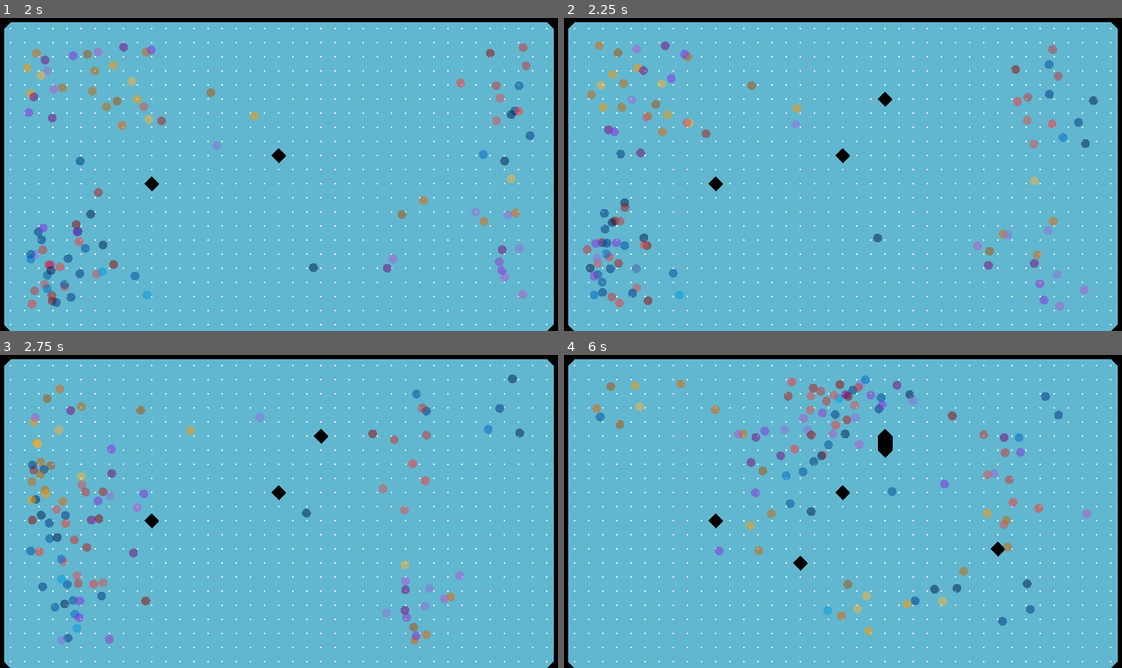
Above: before the commit, frames 1-4 (two rows, left to right).
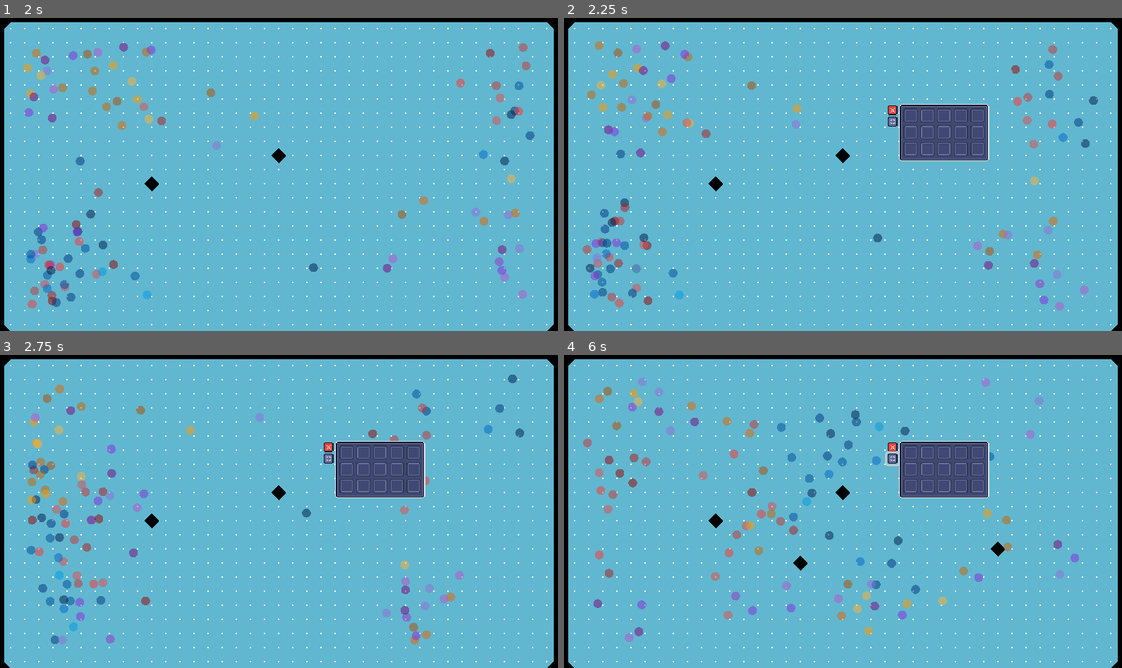
Above: after the commit, the same moments.

Repository: joesobo/EcoSystem
Game: Godot game, scene res://scenes/marching_squares.tscn
Two runs of this game, one before a commit and one after it. Both use one fixed random seed, a clock stepped at 60 frames per second and the inputs below.
Inputs (mouse positions are in pixels of both pictures, inside the frame that each line leads up to):
- Up to frame 1 (2 s): drag from (290, 165) to (206, 262) at 0.52 s; drag from (167, 187) to (100, 299) at 1.27 s
- Up to frame 2 (2.25 s): move the mouse to (898, 102) at 2.02 s; hold B (toggle_breeding, bound only after the commit) from 2.03 s (still down); click (898, 102) at 2.17 s
- Up to frame 3 (2.75 s): keep holding B (toggle_breeding, bound only after the commit); tap E (toggle_storage, bound only after the commit) at 2.3 s
- Up to frame 4 (6 s): release B (toggle_breeding, bound only after the commit) at 2.75 s; click (893, 458) at 2.77 s; click (893, 458) at 3.52 s; click (893, 458) at 4.27 s; drag from (815, 574) to (882, 411) at 5.02 s; move the mouse to (1010, 558) at 5.77 s; hold B (toggle_breeding, bound only after the commit) from 5.78 s (still down); click (1010, 558) at 5.92 s

Frame 1 is identical in both runs. In frame 2, 3.1% of the frame differs, in the area x 4-77%, y 23-90%; in frame 3, 3.7%; in frame 4, 8.7%, in the area x 3-95%, y 6-92%.

Commit message:
basic ui manager

Diff:
--- a/project.godot
+++ b/project.godot
@@ -18,6 +18,7 @@
 [autoload]
 
 FishDefinition="*res://scripts/genetics/FishDefinition.gd"
+UISingleton="*res://scripts/ui/ui_singleton.gd"
 
 [display]
 
@@ -34,9 +35,14 @@
 
 [input]
 
-toggle_menu={
+toggle_storage={
 "deadzone": 0.5,
-"events": [Object(InputEventKey,"resource_local_to_scene":false,"resource_name":"","device":-1,"window_id":0,"alt_pressed":false,"shift_pressed":false,"ctrl_pressed":false,"meta_pressed":false,"pressed":false,"keycode":0,"physical_keycode":71,"key_label":0,"unicode":103,"echo":false,"script":null)
+"events": [Object(InputEventKey,"resource_local_to_scene":false,"resource_name":"","device":-1,"window_id":0,"alt_pressed":false,"shift_pressed":false,"ctrl_pressed":false,"meta_pressed":false,"pressed":false,"keycode":0,"physical_keycode":69,"key_label":0,"unicode":101,"echo":false,"script":null)
+]
+}
+toggle_breeding={
+"deadzone": 0.5,
+"events": [Object(InputEventKey,"resource_local_to_scene":false,"resource_name":"","device":-1,"window_id":0,"alt_pressed":false,"shift_pressed":false,"ctrl_pressed":false,"meta_pressed":false,"pressed":false,"keycode":0,"physical_keycode":66,"key_label":0,"unicode":98,"echo":false,"script":null)
 ]
 }
 
--- /dev/null
+++ b/scenes/breeding_menu.tscn
@@ -0,0 +1,11 @@
+[gd_scene load_steps=3 format=3 uid="uid://dwdylq2aseboa"]
+
+[ext_resource type="PackedScene" uid="uid://b314d4arovyk" path="res://scenes/root_menu.tscn" id="1_rw11e"]
+[ext_resource type="Texture2D" uid="uid://77th07mx1pwf" path="res://sprites/StorageUI.png" id="2_ao5vw"]
+
+[node name="Root" instance=ExtResource("1_rw11e")]
+menu_name = 1
+
+[node name="Sprite2D" parent="Menu" index="0"]
+position = Vector2(52, 34)
+texture = ExtResource("2_ao5vw")
--- a/scenes/breeding_ui.tscn
+++ /dev/null
@@ -1,44 +0,0 @@
-[gd_scene load_steps=4 format=3 uid="uid://8gnwrljkkfu3"]
-
-[ext_resource type="Script" path="res://scripts/ui/breeding_ui.gd" id="1_hw3y1"]
-[ext_resource type="Texture2D" uid="uid://77th07mx1pwf" path="res://sprites/StorageUI.png" id="2_puq0v"]
-
-[sub_resource type="LabelSettings" id="LabelSettings_lseh1"]
-font_size = 24
-
-[node name="Node2D" type="Node2D"]
-script = ExtResource("1_hw3y1")
-
-[node name="BreedingUI" type="CanvasLayer" parent="."]
-
-[node name="Control" type="Control" parent="BreedingUI"]
-layout_mode = 3
-anchors_preset = 15
-anchor_right = 1.0
-anchor_bottom = 1.0
-grow_horizontal = 2
-grow_vertical = 2
-
-[node name="MarginContainer" type="MarginContainer" parent="BreedingUI/Control"]
-layout_mode = 1
-anchors_preset = 15
-anchor_right = 1.0
-anchor_bottom = 1.0
-grow_horizontal = 2
-grow_vertical = 2
-theme_override_constants/margin_left = 32
-theme_override_constants/margin_top = 32
-theme_override_constants/margin_right = 32
-theme_override_constants/margin_bottom = 32
-
-[node name="Label" type="Label" parent="BreedingUI/Control/MarginContainer"]
-unique_name_in_owner = true
-layout_mode = 2
-size_flags_horizontal = 0
-size_flags_vertical = 0
-text = "Total Fish: 0"
-label_settings = SubResource("LabelSettings_lseh1")
-
-[node name="Sprite2D" type="Sprite2D" parent="BreedingUI"]
-position = Vector2(240, 148)
-texture = ExtResource("2_puq0v")
--- a/scenes/marching_squares.tscn
+++ b/scenes/marching_squares.tscn
@@ -1,11 +1,13 @@
-[gd_scene load_steps=11 format=3 uid="uid://bwfe30h2s655f"]
+[gd_scene load_steps=13 format=3 uid="uid://bwfe30h2s655f"]
 
 [ext_resource type="Script" path="res://scripts/marchingSquares/VoxelGrid.gd" id="1_7sy1n"]
 [ext_resource type="PackedScene" uid="uid://bltijxvovh1q" path="res://scenes/voxel.tscn" id="2_4y4kx"]
 [ext_resource type="Script" path="res://scripts/FishManager.gd" id="3_qhq6a"]
 [ext_resource type="Shader" path="res://shaders/marching_squares.gdshader" id="3_srn0q"]
 [ext_resource type="PackedScene" uid="uid://yc35bijsp2iy" path="res://scenes/orangeFish.tscn" id="4_q7dbu"]
-[ext_resource type="PackedScene" uid="uid://8gnwrljkkfu3" path="res://scenes/breeding_ui.tscn" id="6_oa61i"]
+[ext_resource type="Script" path="res://scripts/ui/ui_manager.gd" id="7_1w7gj"]
+[ext_resource type="PackedScene" uid="uid://dbmstijr060bk" path="res://scenes/storage_menu.tscn" id="7_425o1"]
+[ext_resource type="PackedScene" uid="uid://dwdylq2aseboa" path="res://scenes/breeding_menu.tscn" id="8_du5x6"]
 
 [sub_resource type="RectangleShape2D" id="RectangleShape2D_6mmkp"]
 size = Vector2(11.6232, 11.5267)
@@ -50,7 +52,6 @@
 [node name="FishManager" type="Node2D" parent="."]
 script = ExtResource("3_qhq6a")
 fishScene = ExtResource("4_q7dbu")
-breedingUIScene = ExtResource("6_oa61i")
 
 [node name="Sprite2D" type="Sprite2D" parent="."]
 modulate = Color(0.380392, 0.717647, 0.811765, 1)
@@ -58,3 +59,9 @@
 position = Vector2(377, 202)
 scale = Vector2(750, 400)
 texture = SubResource("CanvasTexture_6n80m")
+
+[node name="UI Manager" type="Node" parent="."]
+unique_name_in_owner = true
+script = ExtResource("7_1w7gj")
+storage_menu_scene = ExtResource("7_425o1")
+breeding_menu_scene = ExtResource("8_du5x6")
--- /dev/null
+++ b/scenes/root_menu.tscn
@@ -0,0 +1,54 @@
+[gd_scene load_steps=10 format=3 uid="uid://b314d4arovyk"]
+
+[ext_resource type="Script" path="res://scripts/ui/root_menu.gd" id="1_6jow1"]
+[ext_resource type="Texture2D" uid="uid://b6i36wv7622d7" path="res://sprites/Close.png" id="2_l453u"]
+[ext_resource type="Texture2D" uid="uid://dchoncvs1hdlv" path="res://sprites/Move.png" id="3_xj31v"]
+
+[sub_resource type="StyleBoxEmpty" id="StyleBoxEmpty_5hkve"]
+
+[sub_resource type="StyleBoxEmpty" id="StyleBoxEmpty_53glm"]
+
+[sub_resource type="StyleBoxEmpty" id="StyleBoxEmpty_hmi31"]
+
+[sub_resource type="StyleBoxEmpty" id="StyleBoxEmpty_gwel2"]
+
+[sub_resource type="StyleBoxEmpty" id="StyleBoxEmpty_02f48"]
+
+[sub_resource type="StyleBoxEmpty" id="StyleBoxEmpty_ali7a"]
+
+[node name="Root" type="Panel"]
+offset_right = 40.0
+offset_bottom = 40.0
+theme_override_styles/panel = SubResource("StyleBoxEmpty_5hkve")
+script = ExtResource("1_6jow1")
+
+[node name="Close" type="Button" parent="."]
+unique_name_in_owner = true
+layout_mode = 0
+offset_left = -13.0
+offset_top = 2.0
+offset_bottom = 15.0
+theme_override_styles/normal = SubResource("StyleBoxEmpty_53glm")
+theme_override_styles/hover = SubResource("StyleBoxEmpty_hmi31")
+action_mode = 0
+icon = ExtResource("2_l453u")
+
+[node name="Move" type="Button" parent="."]
+unique_name_in_owner = true
+layout_mode = 0
+offset_left = -13.0
+offset_top = 15.0
+offset_bottom = 28.0
+theme_override_styles/normal = SubResource("StyleBoxEmpty_gwel2")
+theme_override_styles/hover = SubResource("StyleBoxEmpty_02f48")
+action_mode = 0
+icon = ExtResource("3_xj31v")
+
+[node name="Menu" type="Panel" parent="."]
+unique_name_in_owner = true
+layout_mode = 0
+offset_right = 40.0
+offset_bottom = 40.0
+theme_override_styles/panel = SubResource("StyleBoxEmpty_ali7a")
+
+[node name="Sprite2D" type="Sprite2D" parent="Menu"]
--- /dev/null
+++ b/scenes/storage_menu.tscn
@@ -0,0 +1,10 @@
+[gd_scene load_steps=3 format=3 uid="uid://dbmstijr060bk"]
+
+[ext_resource type="PackedScene" uid="uid://b314d4arovyk" path="res://scenes/root_menu.tscn" id="1_qlx3b"]
+[ext_resource type="Texture2D" uid="uid://77th07mx1pwf" path="res://sprites/StorageUI.png" id="2_gjsh3"]
+
+[node name="Root" instance=ExtResource("1_qlx3b")]
+
+[node name="Sprite2D" parent="Menu" index="0"]
+position = Vector2(52, 34)
+texture = ExtResource("2_gjsh3")
--- a/scripts/FishManager.gd
+++ b/scripts/FishManager.gd
@@ -2,12 +2,10 @@
 
 @export var fishCount = 100
 @export var fishScene: PackedScene
-@export var breedingUIScene: PackedScene
 
 var fishScenes: Array = []
 
 var viewport_rect
-var breedingUIInstance: Node = null
 
 func _ready():
 	viewport_rect = get_viewport_rect()
@@ -16,13 +14,6 @@
 
 	for i in range(fishCount):
 		spawn_fish()
-
-func _process(delta):
-	if Input.is_action_just_pressed("toggle_menu"):
-		if breedingUIInstance == null:
-			open_breeding_ui()
-		else:
-			close_breeding_ui()
 
 func spawn_fish():
 	randomize()
@@ -40,13 +31,3 @@
 	newFish.fish = fish_template
 	newFish.setup()
 	fishScenes.append(newFish)
-
-func open_breeding_ui():
-	breedingUIInstance = breedingUIScene.instantiate()
-	add_child(breedingUIInstance)
-	breedingUIInstance.update_label(fishScenes.size())
-
-func close_breeding_ui():
-	if breedingUIInstance != null:
-		breedingUIInstance.queue_free()
-		breedingUIInstance = null
--- a/scripts/ui/breeding_ui.gd
+++ /dev/null
@@ -1,6 +0,0 @@
-extends Node2D
-
-@onready var score_label = %Label
-
-func update_label(count: int):
-	score_label.text = "Total Fish: " + str(count)
--- /dev/null
+++ b/scripts/ui/root_menu.gd
@@ -0,0 +1,15 @@
+extends Panel
+
+var is_dragging = false
+var drag_offset = Vector2.ZERO
+
+@export var menu_name: UISingleton.MenuType = UISingleton.MenuType.Storage
+
+@onready var close_button = %Close
+@onready var move_button = %Move
+
+func _ready():
+	close_button.connect("pressed", Callable(self, "_on_close_button_pressed"))
+
+func _on_close_button_pressed():
+	get_parent().call("close_menu", menu_name)
--- /dev/null
+++ b/scripts/ui/ui_manager.gd
@@ -0,0 +1,47 @@
+extends Node
+
+var active_menu = null
+
+@export var storage_menu_scene = preload("res://scenes/storage_menu.tscn")
+@export var breeding_menu_scene = preload("res://scenes/breeding_menu.tscn")
+
+var menus = {
+	UISingleton.MenuType.Storage: {
+		"scene": storage_menu_scene,
+		"instance": null
+	},
+	UISingleton.MenuType.Breeding: {
+		"scene": breeding_menu_scene,
+		"instance": null
+	}
+}
+
+func _input(event):
+	if event.is_action_pressed("toggle_storage"):
+		toggle_menu(UISingleton.MenuType.Storage)
+	elif event.is_action_pressed("toggle_breeding"):
+		toggle_menu(UISingleton.MenuType.Breeding)
+
+func toggle_menu(menu_name: UISingleton.MenuType):
+	var menu_info = menus[menu_name]
+	if menu_info["instance"]:
+		close_menu(menu_name)
+	else:
+		menu_info["instance"] = open_menu(menu_info["scene"])
+
+func open_menu(menu_scene):
+	var menu_instance = menu_scene.instantiate()
+	add_child(menu_instance)
+	menu_instance.global_position = get_viewport().get_mouse_position()
+	menu_instance.connect("menu_activated", Callable(self, "_on_menu_activated"))
+	_on_menu_activated(menu_instance)
+	return menu_instance
+
+func close_menu(menu_name: UISingleton.MenuType):
+	var menu_info = menus[menu_name]
+	if menu_info["instance"]:
+		menu_info["instance"].queue_free()
+		menu_info["instance"] = null
+
+func _on_menu_activated(menu):
+	active_menu = menu
--- /dev/null
+++ b/scripts/ui/ui_singleton.gd
@@ -0,0 +1,4 @@
+enum MenuType {
+	Storage,
+	Breeding
+}
Binary file added: sprites/Close.aseprite
Binary file added: sprites/Close.png
Not shown, added: sprites/Close.png.import
Binary file added: sprites/Move.aseprite
Binary file added: sprites/Move.png
Not shown, added: sprites/Move.png.import
